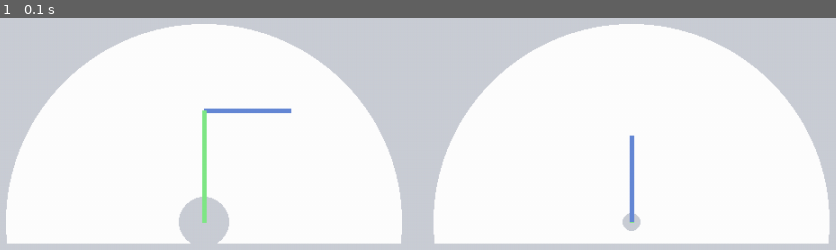
Above: before the commit, frame 1.
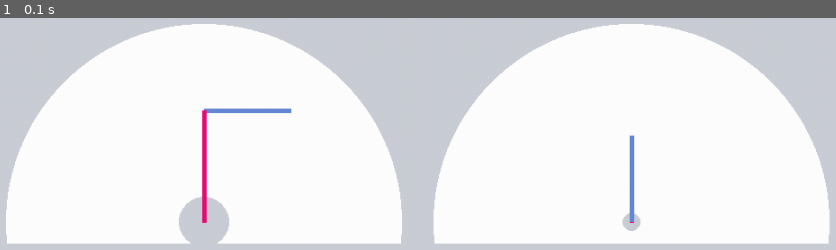
Above: after the commit, the same moment.

Repository: abackes19/ink
Game: pygame game, started from pygame-ik4.py
The game is run twice, just before and just after one commit, with the same random seed, the same clock (stepped at 60 frames per second) and the same inputs.
Inputs:
- Up to frame 1 (0.1 s): no input

The runs differ from the first frame. In frame 1, 0.3% of the frame differs, in the area x 24-76%, y 39-89%.

Commit message:
fixing colors :)

Diff:
--- a/pygame-ik4.py
+++ b/pygame-ik4.py
@@ -139,13 +139,13 @@
         # draw line
 #        pygame.draw.lines(screen, blue, False, [[originx,originy], [xe, ye], [xo, yo]], 5) # sideview
         pygame.draw.line(screen, blue, (xe, ye), [(xo), (yo)], 5)
-        pygame.draw.line(screen, green, (originx, originy), (xe, ye), 5)
+        pygame.draw.line(screen, pink, (originx, originy), (xe, ye), 5)
 
         pygame.draw.line(screen, blue, (toriginz, toriginw), [(zo), (toriginw - w)], 5)
-        pygame.draw.line(screen, green, (toriginz, toriginw), (ze, toriginw - we), 5)
+        pygame.draw.line(screen, pink, (toriginz, toriginw), (ze, toriginw - we), 5)
     else: # out of range so stay
-        pygame.draw.lines(screen, pink, False, [[originx,originy], [xe, ye], [xo, yo]], 5)
-#        pygame.draw.circle(screen, pink, (x + originx, originy - y), (5), 0)
+        pygame.draw.lines(screen, black, False, [[originx,originy], [xe, ye], [xo, yo]], 5)
+        pygame.draw.circle(screen, pink, (x + originx, originy - y), (5), 0)
 
 # Be IDLE friendly
     pygame.display.update()
